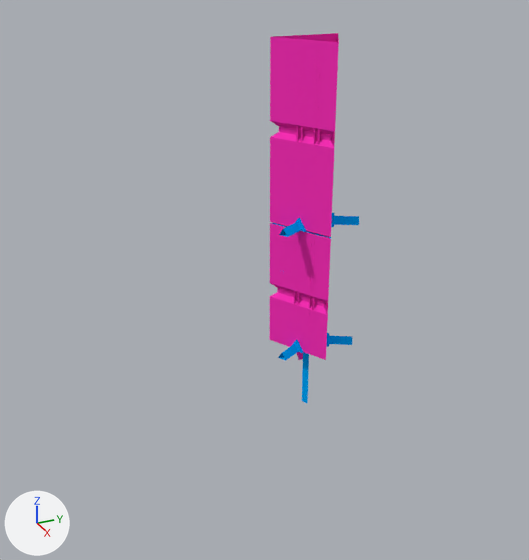
The Blender file assets/city4.blend as it was, and as the next commit left it.
One viewpoint serves both versions: a 50 mm lens placed at (491.0, -244.0, 267.0), pointed at (71.0, -55.0, 57.0). Arrows for +X, +Y and +Z are at lower left; the lights stay in place.

In view in the first picture: 'shell'.
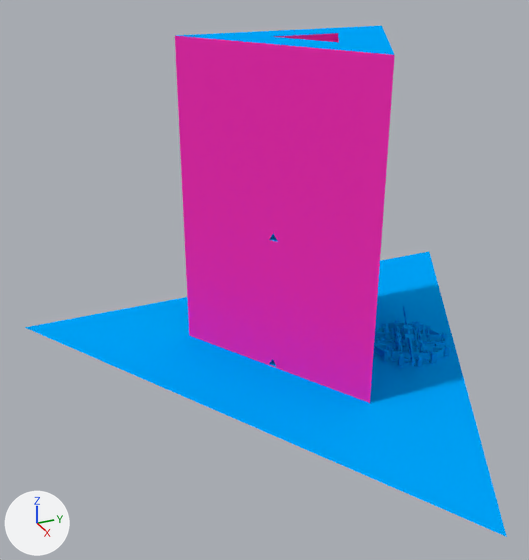
The change in detail:
me_city4 is used by ob_shell; location (0.0, 0.0, -5.0).
me_city4 had 856 vertices, 831 faces and spanned x -16.0..64.0, y -33.0..33.0, z -76.0..215.0.
me_city4 now has 905 vertices, 921 faces and spans x -86.0..268.0, y -204.0..204.0, z -76.0..215.0.
Part 1, on me_city4:
12 vertices are removed from x 48.0..54.0, y -33.0..33.0, z -18.0..89.0.
34 faces are deleted.
35 vertices are added at x -86.0..268.0, y -204.0..204.0, z -19.0..215.0.
10 new vertices lie (0.0, -10.0, 0.0) away from vertices in x 14.0..17.0, y 12.0, z -1.0..168.0.
10 new vertices lie (0.0, 10.0, 0.0) away from vertices in x 14.0..17.0, y -12.0, z -1.0..168.0.
6 new vertices lie (14.0, 27.0, 0.0) away from vertices in x 39.0..45.0, y 13.0..17.0, z -18.0..89.0.
42 new faces join them, mat_material (blue #00a8ff).
82 new faces join them, mat_material_001 (pink #ff32bc).
me_city4 part 2: 9 faces spanning x 17.0..24.0, y -2.0..2.0, z -40.0..-18.0 switch from mat_material_001 (pink #ff32bc) to mat_material (blue #00a8ff).
Mesh me_city4_002 is new.
It has 1160 vertices, 1032 faces, 4 loose edges and spans x -40.6..40.6, y -33.2..33.2, z -4.3..9.5.
It uses material mat_material (blue #00a8ff).
Object 'test' (ob_test) is new; it shows me_city4_002.
Its location is (72.2, 69.3, -19.6).

Changed parts and their boxes (x1, y1, x2, y2) in the pictures (529 x 560 px):
'shell', reshaped (431% wider, 38% taller)
    before: (269, 33, 359, 403)
    after: (25, 26, 507, 537)
'test', added (blue)
    after: (374, 305, 450, 367)
part 1 of me_city4, built on
    before: (278, 216, 359, 361)
    after: (25, 26, 507, 537)
part 2 of me_city4, recoloured
    before: (297, 352, 303, 360)
